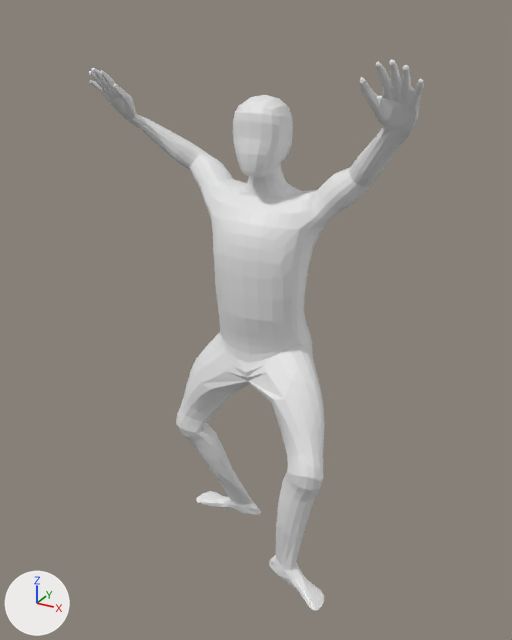
The Blender file NoRigMale.blend: old version first, new version second.
Rendered twice from a 50 mm camera at (2.07, -4.08, 3.72) aimed at (-0.05, -0.23, 1.8). Lighting does not change. The marker at lower left points along +X, +Y and +Z. Both versions are drawn at the pose saved in each file; the numbers are the values there.
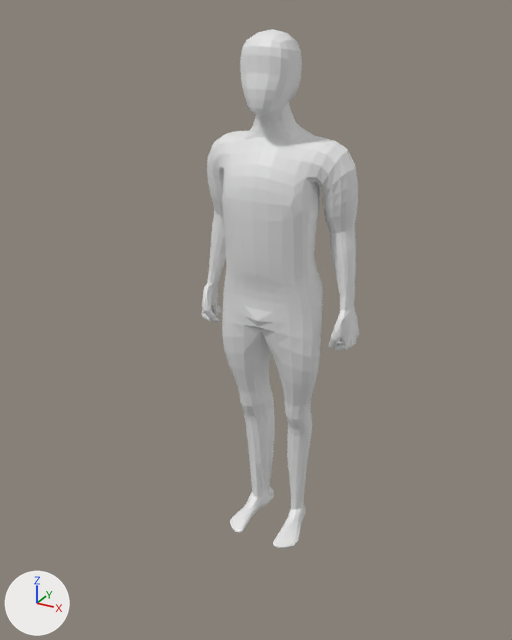
Location of each change, (x1, y1, x2, y2) in pixels of the pictures (512 x 640 px):
'Cube', posed (53% narrower)
    before: (89, 59, 424, 611)
    after: (202, 29, 359, 548)

Edits to the bpy script that builds the scene:
```text
Change bone_torso:
    where bone_torso = bpy.data.objects['rig'].pose.bones['torso']  # child of 'MCH-torso.parent'
    bone_torso.location: (-0.011, -0.05, -0.197) -> (0.0, 0.0, 0.0)
Change bone_chest:
    where bone_chest = bpy.data.objects['rig'].pose.bones['chest']  # child of 'torso'
    bone_chest.rotation_quaternion: (1.0, 0.0, 0.0, 0.0) -> (1.0, 0.026, 0.0, 0.0)  # degrees (0, 0, 0) -> degrees (3, 0, 0)
Change bone_thigh_ik_l:
    where bone_thigh_ik_l = bpy.data.objects['rig'].pose.bones['thigh_ik.L']  # child of 'MCH-thigh_ik_swing.L'
    bone_thigh_ik_l.rotation_euler: (0.0, -0.803, 0.0) -> (0.0, 0.0, 0.0)  # degrees (0, -46, 0) -> degrees (0, 0, 0)
Change bone_thigh_ik_r:
    where bone_thigh_ik_r = bpy.data.objects['rig'].pose.bones['thigh_ik.R']  # child of 'MCH-thigh_ik_swing.R'
    bone_thigh_ik_r.rotation_euler: (0.0, 1.082, 0.0) -> (0.0, 0.0, 0.0)  # degrees (0, 62, 0) -> degrees (0, 0, 0)
Change bone_f_index_01_master_l:
    where bone_f_index_01_master_l = bpy.data.objects['rig'].pose.bones['f_index.01_master.L']  # child of 'ORG-palm.01.L'
    bone_f_index_01_master_l.scale: (1.0, 1.0, 1.0) -> (1.0, 0.58, 1.0)
Change bone_thumb_01_master_l:
    where bone_thumb_01_master_l = bpy.data.objects['rig'].pose.bones['thumb.01_master.L']  # child of 'ORG-palm.01.L'
    bone_thumb_01_master_l.scale: (1.0, 1.0, 1.0) -> (1.0, 0.86, 1.0)
Change bone_f_index_01_l:
    where bone_f_index_01_l = bpy.data.objects['rig'].pose.bones['f_index.01.L']  # child of 'MCH-f_index.01_drv.L'
    bone_f_index_01_l.rotation_quaternion: (1.0, 0.0, 0.0, 0.0) -> (0.814, 0.576, -0.073, -0.012)  # degrees (0, 0, 0) -> degrees (71, -6, -6)
Change bone_thumb_01_l:
    where bone_thumb_01_l = bpy.data.objects['rig'].pose.bones['thumb.01.L']  # child of 'MCH-thumb.01_drv.L'
    bone_thumb_01_l.rotation_quaternion: (1.0, 0.0, 0.0, 0.0) -> (0.976, 0.106, -0.136, 0.134)  # degrees (0, 0, 0) -> degrees (10, -17, 14)
Change bone_thumb_02_l:
    where bone_thumb_02_l = bpy.data.objects['rig'].pose.bones['thumb.02.L']  # child of 'MCH-thumb.02_drv.L'
    bone_thumb_02_l.rotation_quaternion: (1.0, 0.0, 0.0, 0.0) -> (0.992, 0.031, -0.037, -0.119)  # degrees (0, 0, 0) -> degrees (4, -4, -14)
Change bone_f_middle_01_master_l:
    where bone_f_middle_01_master_l = bpy.data.objects['rig'].pose.bones['f_middle.01_master.L']  # child of 'ORG-palm.02.L'
    bone_f_middle_01_master_l.scale: (1.0, 1.0, 1.0) -> (1.0, 0.64, 1.0)
Change bone_f_middle_01_l:
    where bone_f_middle_01_l = bpy.data.objects['rig'].pose.bones['f_middle.01.L']  # child of 'MCH-f_middle.01_drv.L'
    bone_f_middle_01_l.rotation_quaternion: (1.0, 0.0, 0.0, 0.0) -> (0.817, 0.549, -0.071, 0.16)  # degrees (0, 0, 0) -> degrees (66, -17, 11)
Change bone_f_ring_01_master_l:
    where bone_f_ring_01_master_l = bpy.data.objects['rig'].pose.bones['f_ring.01_master.L']  # child of 'ORG-palm.03.L'
    bone_f_ring_01_master_l.scale: (1.0, 1.0, 1.0) -> (1.0, 0.64, 1.0)
Change bone_f_ring_01_l:
    where bone_f_ring_01_l = bpy.data.objects['rig'].pose.bones['f_ring.01.L']  # child of 'MCH-f_ring.01_drv.L'
    bone_f_ring_01_l.rotation_quaternion: (1.0, 0.0, 0.0, 0.0) -> (0.815, 0.57, -0.105, 0.034)  # degrees (0, 0, 0) -> degrees (70, -12, -4)
Change bone_f_pinky_01_master_l:
    where bone_f_pinky_01_master_l = bpy.data.objects['rig'].pose.bones['f_pinky.01_master.L']  # child of 'ORG-palm.04.L'
    bone_f_pinky_01_master_l.scale: (1.0, 1.0, 1.0) -> (1.0, 0.58, 1.0)
Change bone_f_pinky_01_l:
    where bone_f_pinky_01_l = bpy.data.objects['rig'].pose.bones['f_pinky.01.L']  # child of 'MCH-f_pinky.01_drv.L'
    bone_f_pinky_01_l.rotation_quaternion: (1.0, 0.0, 0.0, 0.0) -> (0.931, 0.308, -0.071, 0.18)  # degrees (0, 0, 0) -> degrees (34, -14, 17)
Change bone_f_index_01_master_r:
    where bone_f_index_01_master_r = bpy.data.objects['rig'].pose.bones['f_index.01_master.R']  # child of 'ORG-palm.01.R'
    bone_f_index_01_master_r.scale: (1.0, 1.0, 1.0) -> (1.0, 0.58, 1.0)
Change bone_thumb_01_master_r:
    where bone_thumb_01_master_r = bpy.data.objects['rig'].pose.bones['thumb.01_master.R']  # child of 'ORG-palm.01.R'
    bone_thumb_01_master_r.scale: (1.0, 1.0, 1.0) -> (1.0, 0.86, 1.0)
Change bone_f_index_01_r:
    where bone_f_index_01_r = bpy.data.objects['rig'].pose.bones['f_index.01.R']  # child of 'MCH-f_index.01_drv.R'
    bone_f_index_01_r.rotation_quaternion: (1.0, 0.0, 0.0, 0.0) -> (0.814, 0.576, 0.073, 0.012)  # degrees (0, 0, 0) -> degrees (71, 6, 6)
Change bone_thumb_01_r:
    where bone_thumb_01_r = bpy.data.objects['rig'].pose.bones['thumb.01.R']  # child of 'MCH-thumb.01_drv.R'
    bone_thumb_01_r.rotation_quaternion: (1.0, 0.0, 0.0, 0.0) -> (0.976, 0.106, 0.136, -0.134)  # degrees (0, 0, 0) -> degrees (10, 17, -14)
Change bone_thumb_02_r:
    where bone_thumb_02_r = bpy.data.objects['rig'].pose.bones['thumb.02.R']  # child of 'MCH-thumb.02_drv.R'
    bone_thumb_02_r.rotation_quaternion: (1.0, 0.0, 0.0, 0.0) -> (0.992, 0.031, 0.037, 0.119)  # degrees (0, 0, 0) -> degrees (4, 4, 14)
Change bone_f_middle_01_master_r:
    where bone_f_middle_01_master_r = bpy.data.objects['rig'].pose.bones['f_middle.01_master.R']  # child of 'ORG-palm.02.R'
    bone_f_middle_01_master_r.scale: (1.0, 1.0, 1.0) -> (1.0, 0.64, 1.0)
Change bone_f_middle_01_r:
    where bone_f_middle_01_r = bpy.data.objects['rig'].pose.bones['f_middle.01.R']  # child of 'MCH-f_middle.01_drv.R'
    bone_f_middle_01_r.rotation_quaternion: (1.0, 0.0, 0.0, 0.0) -> (0.817, 0.549, 0.071, -0.16)  # degrees (0, 0, 0) -> degrees (66, 17, -11)
Change bone_f_ring_01_master_r:
    where bone_f_ring_01_master_r = bpy.data.objects['rig'].pose.bones['f_ring.01_master.R']  # child of 'ORG-palm.03.R'
    bone_f_ring_01_master_r.scale: (1.0, 1.0, 1.0) -> (1.0, 0.64, 1.0)
Change bone_f_ring_01_r:
    where bone_f_ring_01_r = bpy.data.objects['rig'].pose.bones['f_ring.01.R']  # child of 'MCH-f_ring.01_drv.R'
    bone_f_ring_01_r.rotation_quaternion: (1.0, 0.0, 0.0, 0.0) -> (0.815, 0.57, 0.105, -0.034)  # degrees (0, 0, 0) -> degrees (70, 12, 4)
Change bone_f_pinky_01_master_r:
    where bone_f_pinky_01_master_r = bpy.data.objects['rig'].pose.bones['f_pinky.01_master.R']  # child of 'ORG-palm.04.R'
    bone_f_pinky_01_master_r.scale: (1.0, 1.0, 1.0) -> (1.0, 0.58, 1.0)
Change bone_f_pinky_01_r:
    where bone_f_pinky_01_r = bpy.data.objects['rig'].pose.bones['f_pinky.01.R']  # child of 'MCH-f_pinky.01_drv.R'
    bone_f_pinky_01_r.rotation_quaternion: (1.0, 0.0, 0.0, 0.0) -> (0.931, 0.308, 0.071, -0.18)  # degrees (0, 0, 0) -> degrees (34, 14, -17)
Change bone_shoulder_l:
    where bone_shoulder_l = bpy.data.objects['rig'].pose.bones['shoulder.L']  # child of 'ORG-spine.003'
    bone_shoulder_l.rotation_euler: (0.0, 0.0, 0.0) -> (-0.227, 0.14, 0.0)  # degrees (0, 0, 0) -> degrees (-13, 8, 0)
Change bone_shoulder_r:
    where bone_shoulder_r = bpy.data.objects['rig'].pose.bones['shoulder.R']  # child of 'ORG-spine.003'
    bone_shoulder_r.rotation_euler: (0.0, 0.0, 0.0) -> (-0.227, -0.14, 0.0)  # degrees (0, 0, 0) -> degrees (-13, -8, 0)
Change bone_hand_ik_l:
    where bone_hand_ik_l = bpy.data.objects['rig'].pose.bones['hand_ik.L']  # child of 'MCH-hand_ik.parent.L'
    bone_hand_ik_l.location: (-0.202, -0.081, 0.311) -> (-0.388, 0.095, -0.409)
    bone_hand_ik_l.rotation_quaternion: (0.705, 0.26, -0.018, 0.659) -> (0.82, 0.212, 0.079, -0.526)  # degrees (22, -22, 82) -> degrees (16, 21, -62)
Change bone_hand_ik_r:
    where bone_hand_ik_r = bpy.data.objects['rig'].pose.bones['hand_ik.R']  # child of 'MCH-hand_ik.parent.R'
    bone_hand_ik_r.location: (0.1, 0.026, 0.254) -> (0.388, 0.095, -0.409)
    bone_hand_ik_r.rotation_quaternion: (0.767, 0.15, -0.042, -0.623) -> (0.82, 0.212, -0.079, 0.526)  # degrees (17, 7, -77) -> degrees (16, -21, 62)
Change bone_foot_ik_l:
    where bone_foot_ik_l = bpy.data.objects['rig'].pose.bones['foot_ik.L']  # child of 'MCH-foot_ik.parent.L'
    bone_foot_ik_l.location: (0.095, -0.334, -0.007) -> (0.0, 0.0, 0.0)
    bone_foot_ik_l.rotation_quaternion: (0.869, -0.017, -0.026, 0.494) -> (1.0, 0.0, 0.0, 0.0)  # degrees (-3, -2, 59) -> degrees (0, 0, 0)
Change bone_foot_ik_r:
    where bone_foot_ik_r = bpy.data.objects['rig'].pose.bones['foot_ik.R']  # child of 'MCH-foot_ik.parent.R'
    bone_foot_ik_r.location: (-0.046, -0.059, -0.03) -> (0.0, 0.0, 0.0)
    bone_foot_ik_r.rotation_quaternion: (0.772, -0.018, 0.188, -0.607) -> (1.0, 0.0, 0.0, 0.0)  # degrees (-15, 16, -79) -> degrees (0, 0, 0)
Change bone_toe_ik_r:
    where bone_toe_ik_r = bpy.data.objects['rig'].pose.bones['toe_ik.R']  # child of 'MCH-toe_ik_parent.R'
    bone_toe_ik_r.location: (-0.008, -0.009, -0.041) -> (0.0, 0.0, 0.0)
```
